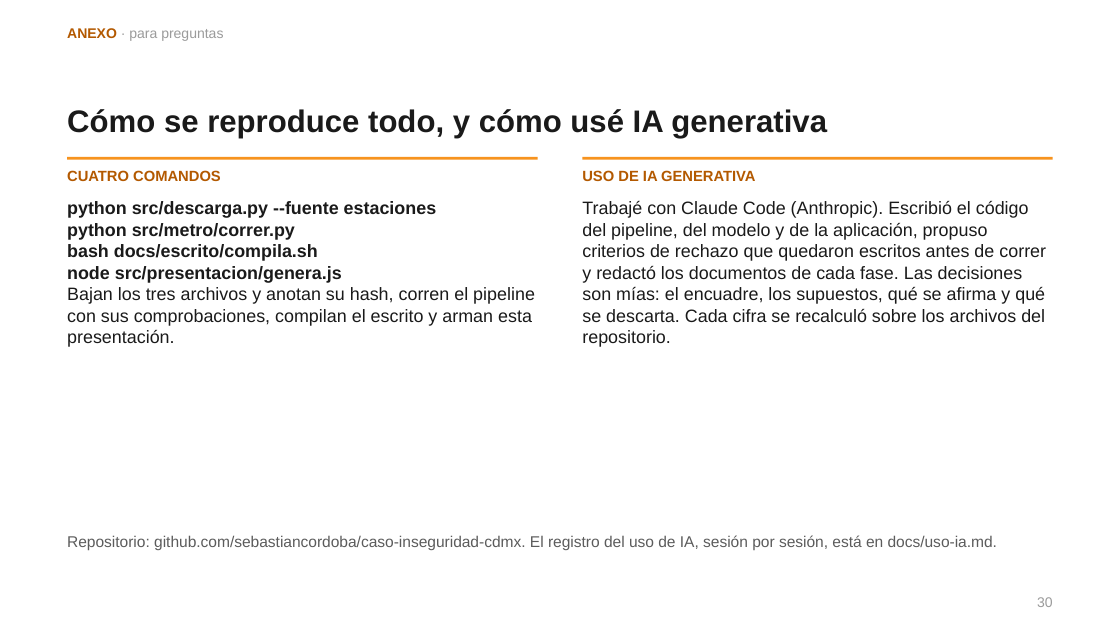
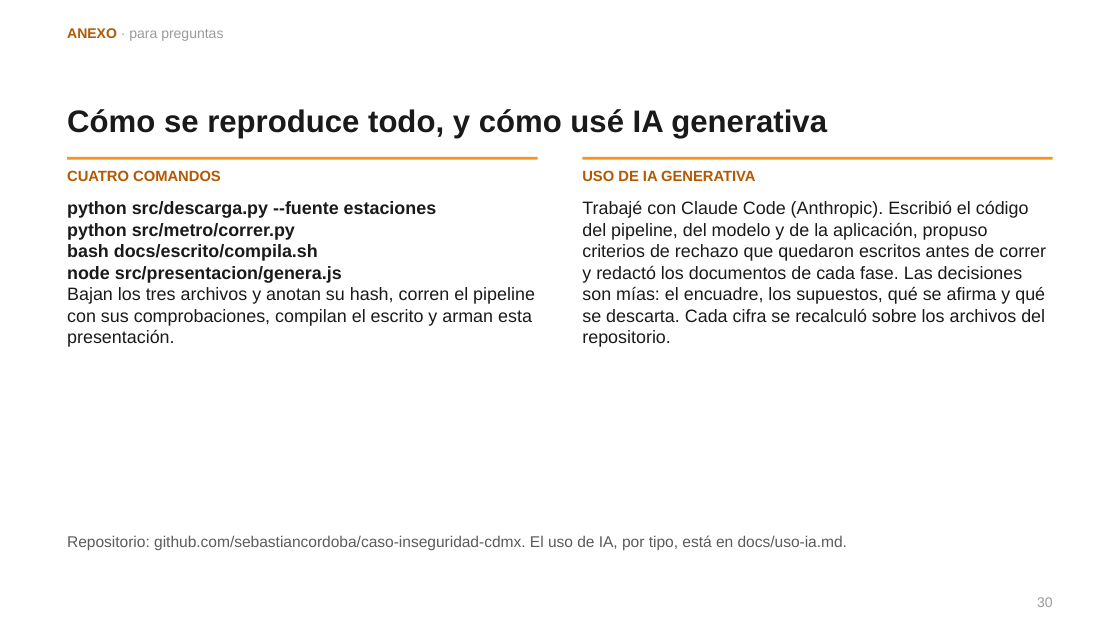
Before and after one commit to sebastiancordoba/caso-inseguridad-cdmx, a slide deck: slide 30 of docs/presentacion/presentacion.pptx. Drawn at 1120x630 pixels with LibreOffice and Linux fonts; fonts in the diff are those of the drawing. Boxes give left, top, right and bottom in pixels: in the first picture for what was removed or moved away, otherwise in the second. Text is boxed around its words. In the diff, an @@ line names an element or a change of style, - is before the commit and + after.

```diff
--- a/docs/presentacion/presentacion.pptx
+++ b/docs/presentacion/presentacion.pptx
@@ text at bbox=[67, 535, 847, 550]: text changed @@
-Repositorio: github.com/sebastiancordoba/caso-inseguridad-cdmx. El registro del uso de IA, sesión por sesión, está en docs/uso-ia.md.
+Repositorio: github.com/sebastiancordoba/caso-inseguridad-cdmx. El uso de IA, por tipo, está en docs/uso-ia.md.
```
Also in this commit, not shown: 8 other files.
